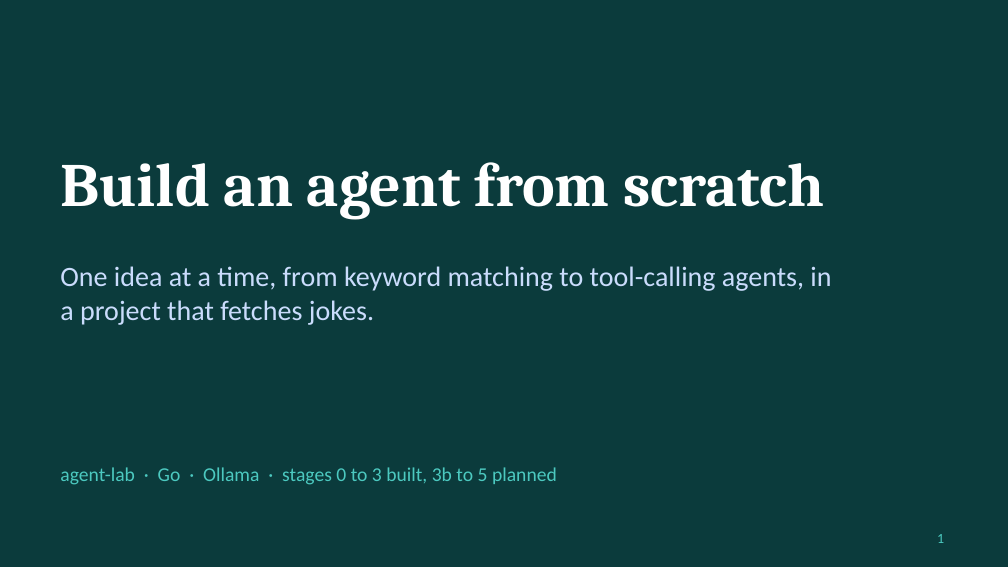
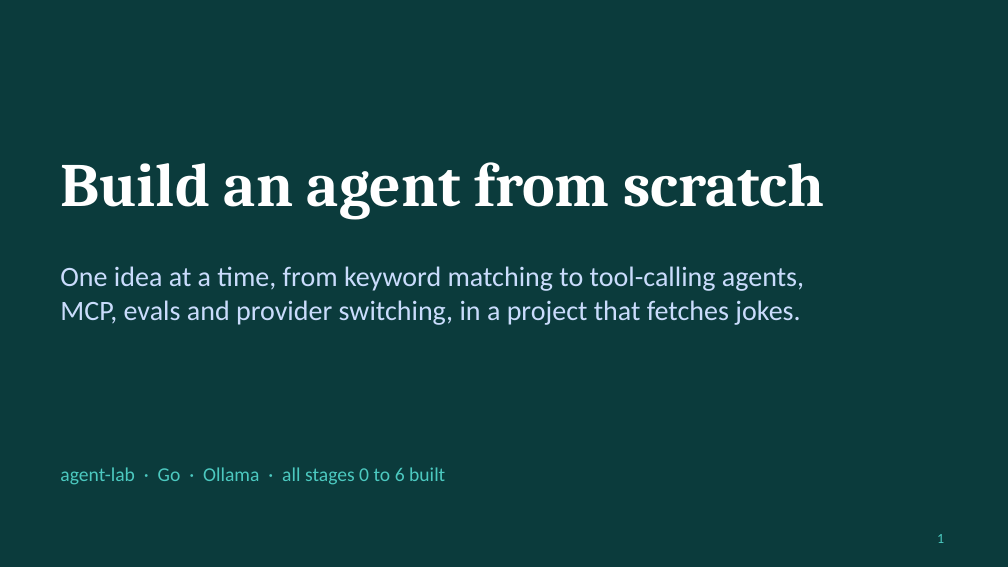
Before and after one commit to AriT93/agent-lab, a slide deck: slide 1 of docs/agent-lab-guide.pptx. Drawn at 1008x567 pixels with LibreOffice and Linux fonts; fonts in the diff are those of the drawing. Boxes give left, top, right and bottom in pixels: in the first picture for what was removed or moved away, otherwise in the second. Text is boxed around its words. In the diff, an @@ line names an element or a change of style, - is before the commit and + after.

```diff
--- a/docs/agent-lab-guide.pptx
+++ b/docs/agent-lab-guide.pptx
@@ text at bbox=[60, 266, 804, 325]: text changed @@
-One idea at a time, from keyword matching to tool-calling agents, in a project that fetches jokes.
+One idea at a time, from keyword matching to tool-calling agents, MCP, evals and provider switching, in a project that fetches jokes.
@@ text at bbox=[60, 467, 445, 485]: text changed @@
-agent-lab · Go · Ollama · stages 0 to 3 built, 3b to 5 planned
+agent-lab · Go · Ollama · all stages 0 to 6 built
```
Also in this commit, not shown: 4 other slides changed, 2 slides added, 28 other files.
